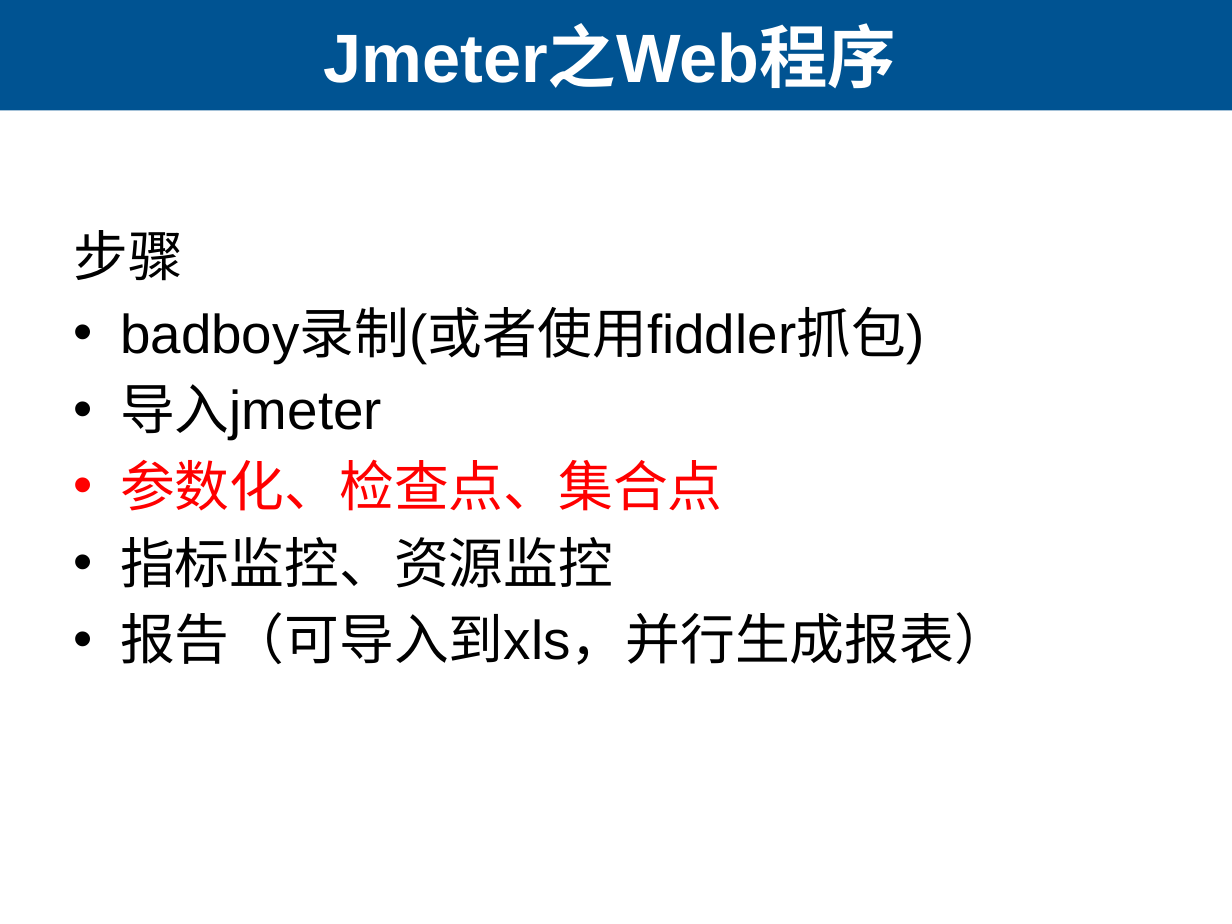
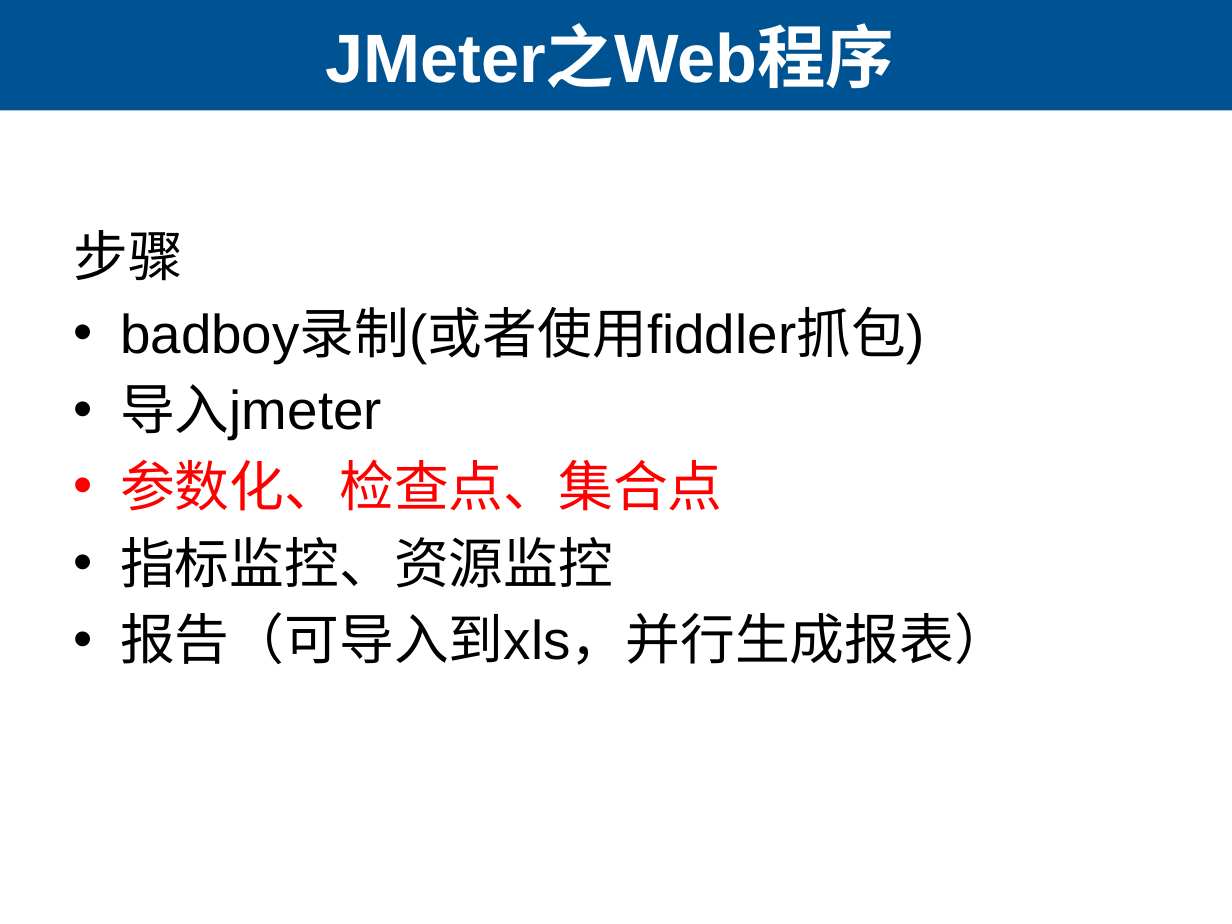
Before and after one commit to lihuanzhen/load-testing, a slide deck: slide 7 of 22 Jmeter性能测试实战.pptx (slide 11 before the commit). Drawn at 1232x924 pixels with LibreOffice and Linux fonts; fonts in the diff are those of the drawing. Boxes give left, top, right and bottom in pixels: in the first picture for what was removed or moved away, otherwise in the second. Text is boxed around its words. In the diff, an @@ line names an element or a change of style, - is before the commit and + after.

```diff
--- a/22 Jmeter性能测试实战.pptx
+++ b/22 Jmeter性能测试实战.pptx
@@ title at [325,28,894,89]: text changed @@
-Jmeter之Web程序
+JMeter之Web程序
```
Also in this commit, not shown: 10 other slides changed, 3 slides added, 4 slides removed, 1 other file.
